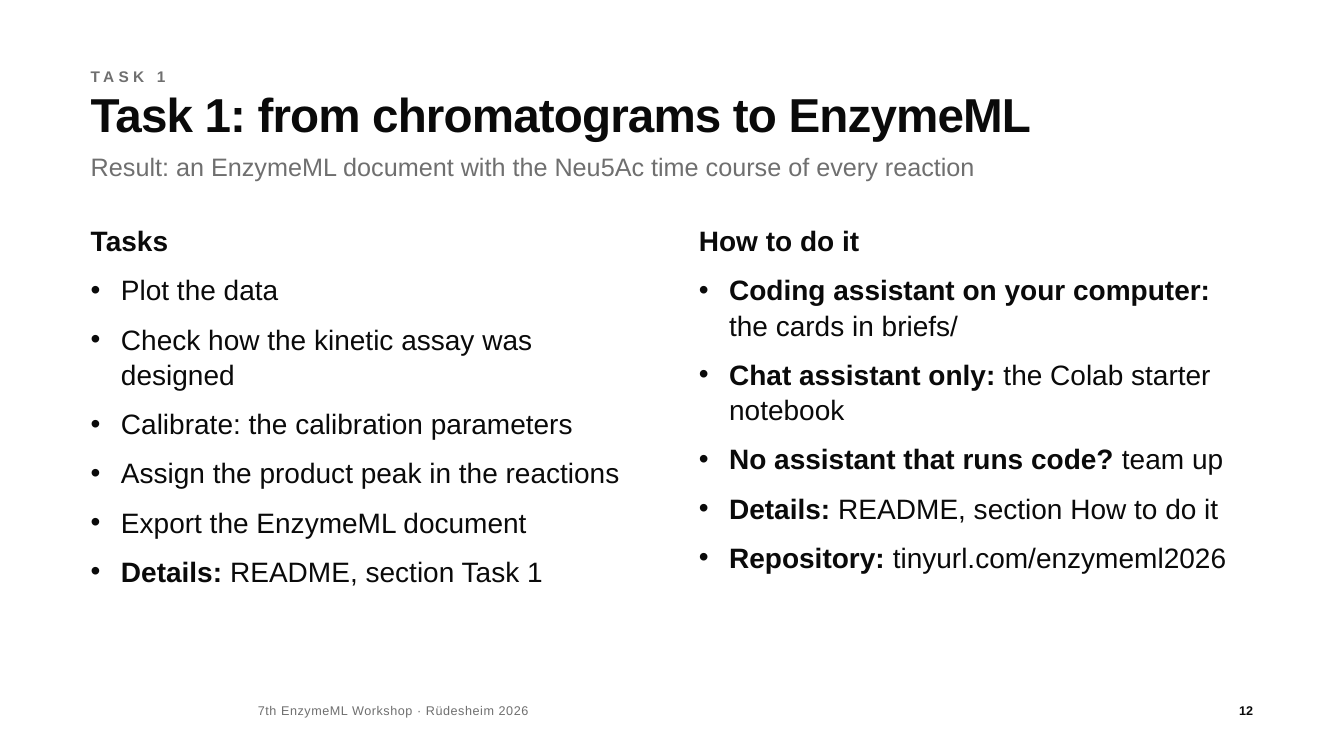
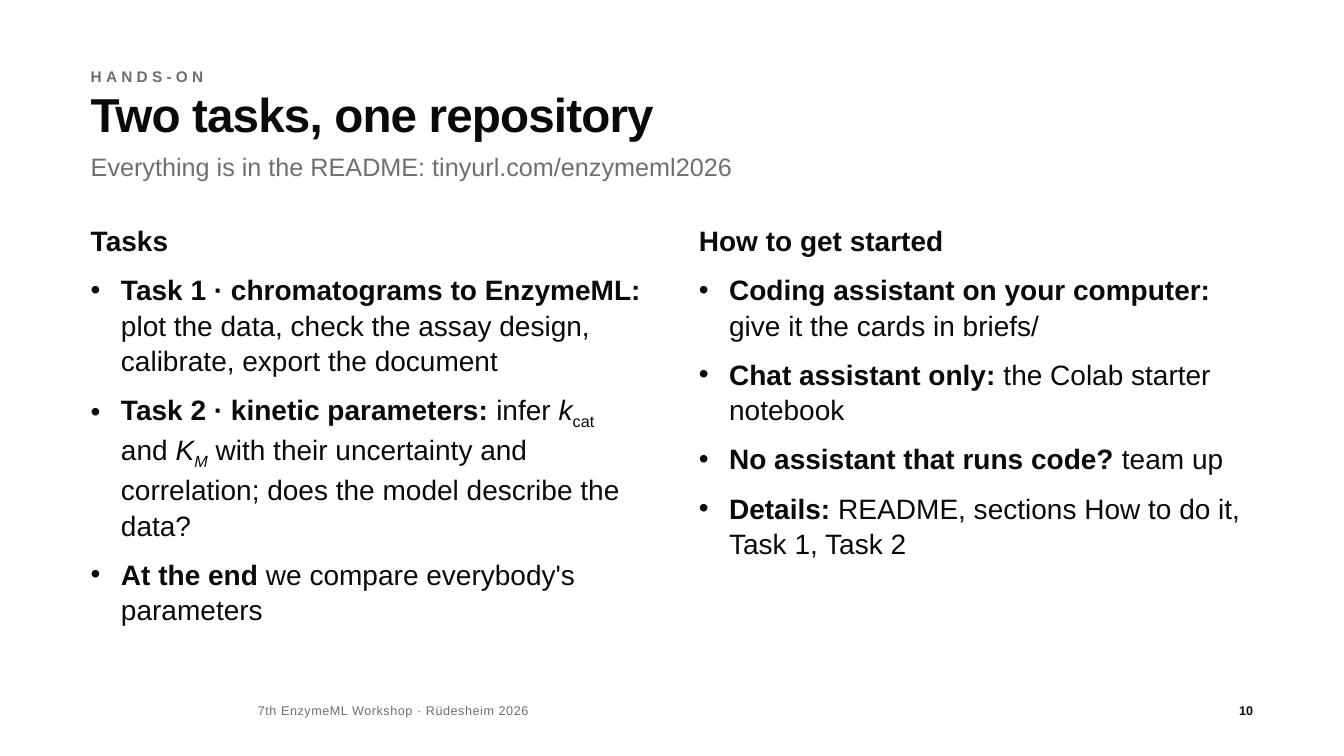
Before and after one commit to haeussma/enzymeml-workshop-modelling-2026, a slide deck: slide 10 of slides/workshop.pptx (slide 12 before the commit). Drawn at 1344x756 pixels with LibreOffice and Linux fonts; fonts in the diff are those of the drawing; background and template pictures are left out. Boxes give left, top, right and bottom in pixels: in the first picture for what was removed or moved away, otherwise in the second. Text is boxed around its words. In the diff, an @@ line names an element or a change of style, - is before the commit and + after.

```diff
--- a/slides/workshop.pptx
+++ b/slides/workshop.pptx
@@ text at [91, 71, 204, 82]: text changed @@
-TASK 1
+HANDS-ON
@@ title at [91, 97, 654, 142]: text changed @@
-Task 1: from chromatograms to EnzymeML
+Two tasks, one repository
@@ text at [91, 158, 732, 181]: text changed @@
-Result: an EnzymeML document with the Neu5Ac time course of every reaction
+Everything is in the README: tinyurl.com/enzymeml2026
@@ text at [699, 230, 1210, 341]: text changed @@
-How to do it
-• Coding assistant on your computer: the cards in briefs/
+How to get started
+• Coding assistant on your computer: give it the cards in briefs/
@@ text at [121, 279, 641, 625]: text changed @@
-• Plot the data
-• Check how the kinetic assay was designed
-• Calibrate: the calibration parameters
-• Assign the product peak in the reactions
-• Export the EnzymeML document
-• Details: README, section Task 1
+• Task 1 · chromatograms to EnzymeML: plot the data, check the assay design, calibrate, export the document
+• Task 2 · kinetic parameters: infer kcat and KM with their uncertainty and correlation; does the model describe the data?
+• At the end we compare everybody's parameters
@@ text at [729, 498, 1240, 558]: text changed @@
-• Details: README, section How to do it
-• Repository: tinyurl.com/enzymeml2026
+• Details: README, sections How to do it, Task 1, Task 2
@@ page number at [1239, 706, 1253, 715]: text changed @@
-12
+10
```
Also in this commit, not shown: 3 slides removed, 3 other files.
